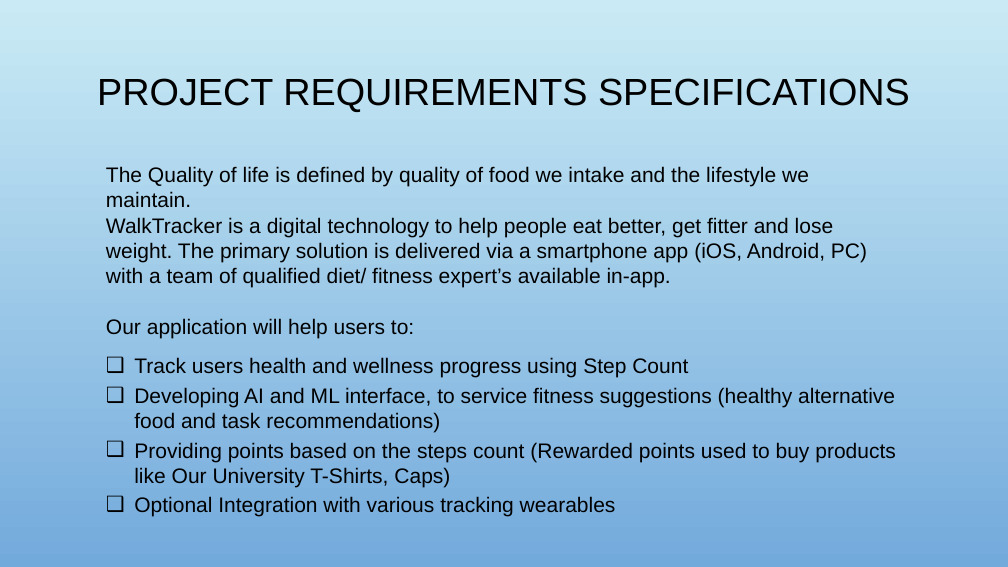
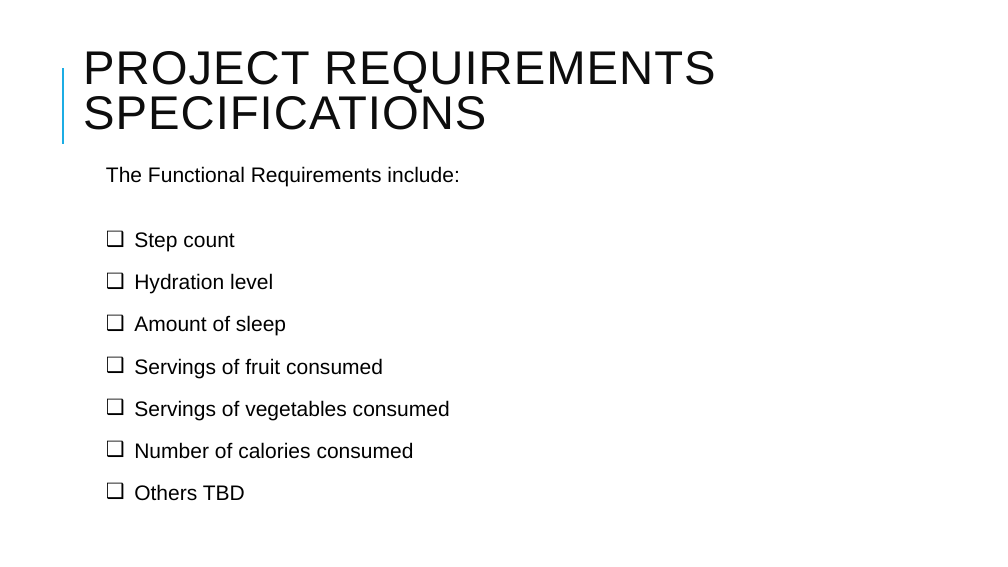
Before and after one commit to RaviTeja444/health-wellness, a slide deck: slide 7 of docs/presentation/Walk_Tracker.pptx. Drawn at 1008x567 pixels with LibreOffice and Linux fonts; fonts in the diff are those of the drawing; background and template pictures are left out. Boxes give left, top, right and bottom in pixels: in the first picture for what was removed or moved away, otherwise in the second. Text is boxed around its words. In the diff, an @@ line names an element or a change of style, - is before the commit and + after.

Commit message:
Updating the functional requirements for the project

```diff
--- a/docs/presentation/Walk_Tracker.pptx
+++ b/docs/presentation/Walk_Tracker.pptx
@@ background picture (left out) to #FFFFFF @@
@@ title "PROJECT REQUIREMENTS SPECIFICATIONS" at bbox=[83, 51, 716, 130]: size 36 to 45 pt, text colour #000000 to #0D0D0D, letter spacing 0 to 1 pt; alignment centre to left; line spacing 0.9 to 0.8 @@
@@ line added from (63, 144) to (63, 68), #1CADE4 1.5 pt @@
@@ text at bbox=[106, 166, 459, 501]: text changed @@
-The Quality of life is defined by quality of food we intake and the lifestyle we maintain.
-WalkTracker is a digital technology to help people eat better, get fitter and lose weight. The primary solution is delivered via a smartphone app (iOS, Android, PC) with a team of qualified diet/ fitness expert’s available in-app.
-Our application will help users to:
-❑ Track users health and wellness progress using Step Count
-❑ Developing AI and ML interface, to service fitness suggestions (healthy alternative food and task recommendations)
-❑ Providing points based on the steps count (Rewarded points used to buy products like Our University T-Shirts, Caps)
-❑ Optional Integration with various tracking wearables
+The Functional Requirements include:
+❑ Step count
+❑ Hydration level
+❑ Amount of sleep
+❑ Servings of fruit consumed
+❑ Servings of vegetables consumed
+❑ Number of calories consumed
+❑ Others TBD
```
Also in this commit, not shown: 13 other slides changed.
